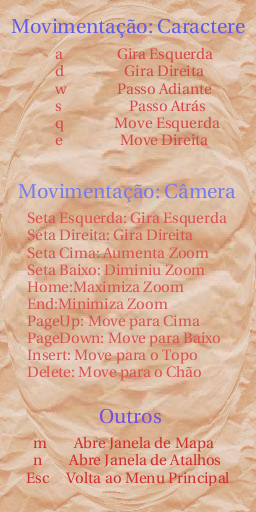
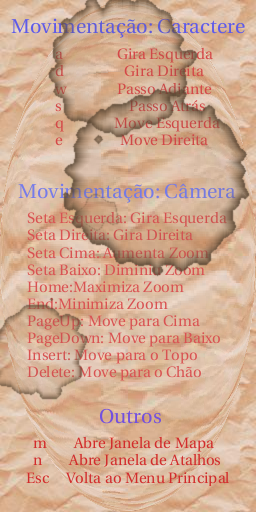
Layered file, before and after one edit (256x512). Changes by layer:
added layer "Stain#3" (darken) above "Stain#2" over [48, 0, 198, 145]
added layer "Stain#2" (darken) above "Stain#1" over [62, 88, 250, 277]
added layer "Stain#1" (darken) above "Stain" over [71, 193, 120, 232]
added layer "Stain" (darken) above "Camera Movimentation" over [0, 297, 89, 400]
